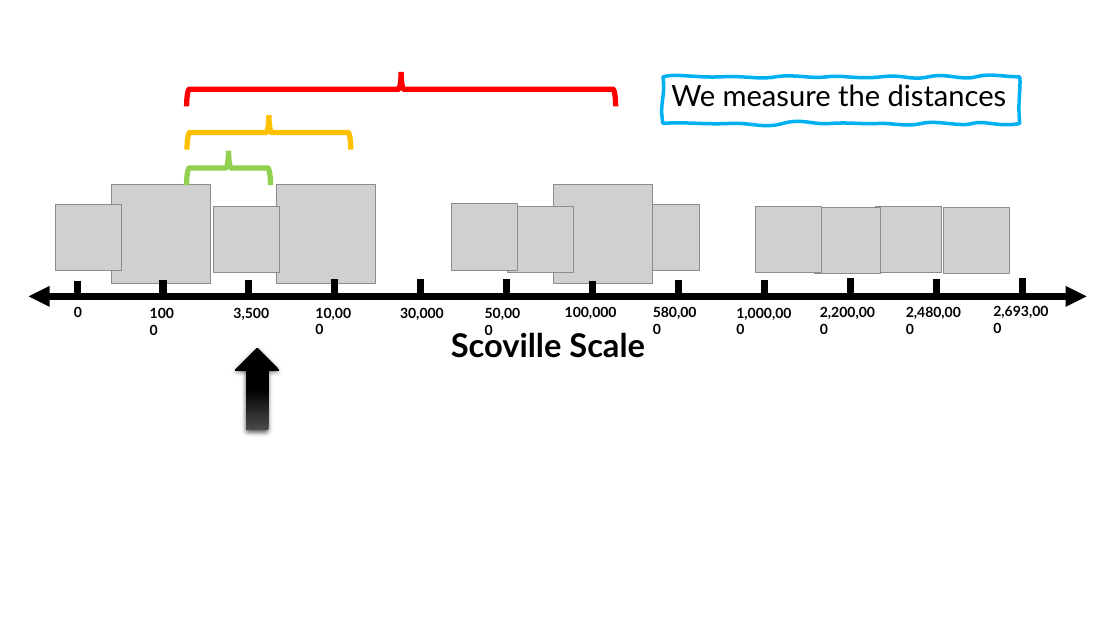
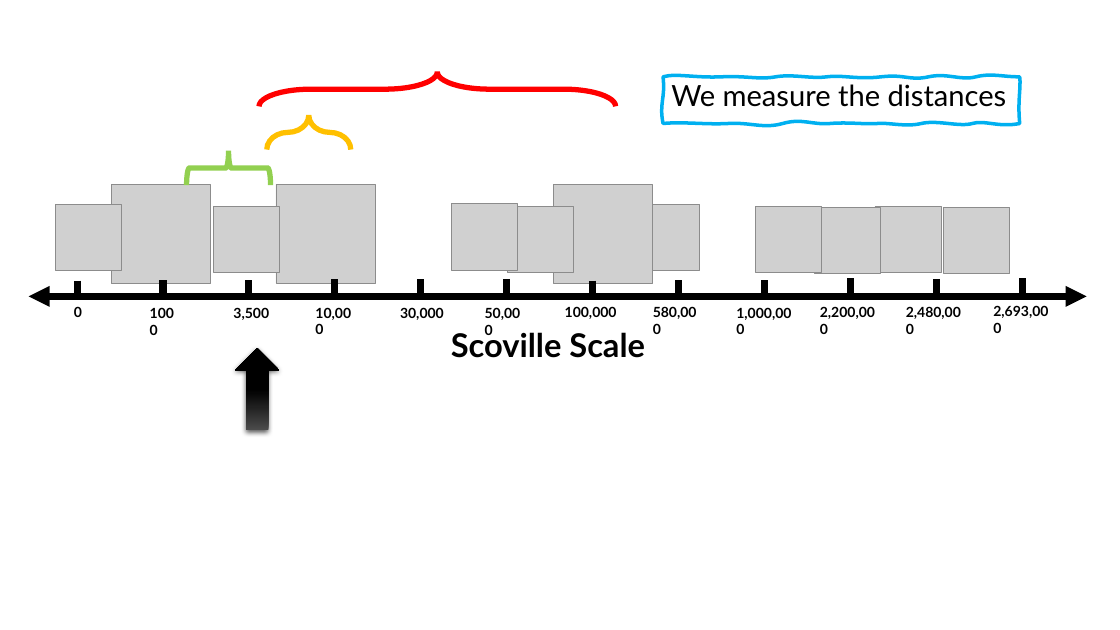
Before and after one commit to robitussin/CCADMACL, a slide deck: slide 18 of 4 - K-Means Algorithm/K-Means Clustering (new).pptx. Drawn at 1120x630 pixels with LibreOffice and Linux fonts; fonts in the diff are those of the drawing; grey boxes stand for pictures. Boxes give left, top, right and bottom in pixels: in the first picture for what was removed or moved away, otherwise in the second. Text is boxed around its words. In the diff, an @@ line names an element or a change of style, - is before the commit and + after.

```diff
--- a/4 - K-Means Algorithm/K-Means Clustering (new).pptx
+++ b/4 - K-Means Algorithm/K-Means Clustering (new).pptx
@@ right brace: place and size @@
-right brace at (187,72,616,107)
+right brace at (259,72,616,107)
@@ right brace at (259,72,616,107): proportions changed @@
@@ right brace at (267,116,351,150): proportions changed @@
@@ right brace: place and size @@
-right brace at (187,115,351,150)
+right brace at (267,116,351,150)
```
Also in this commit, not shown: 19 other slides changed.
